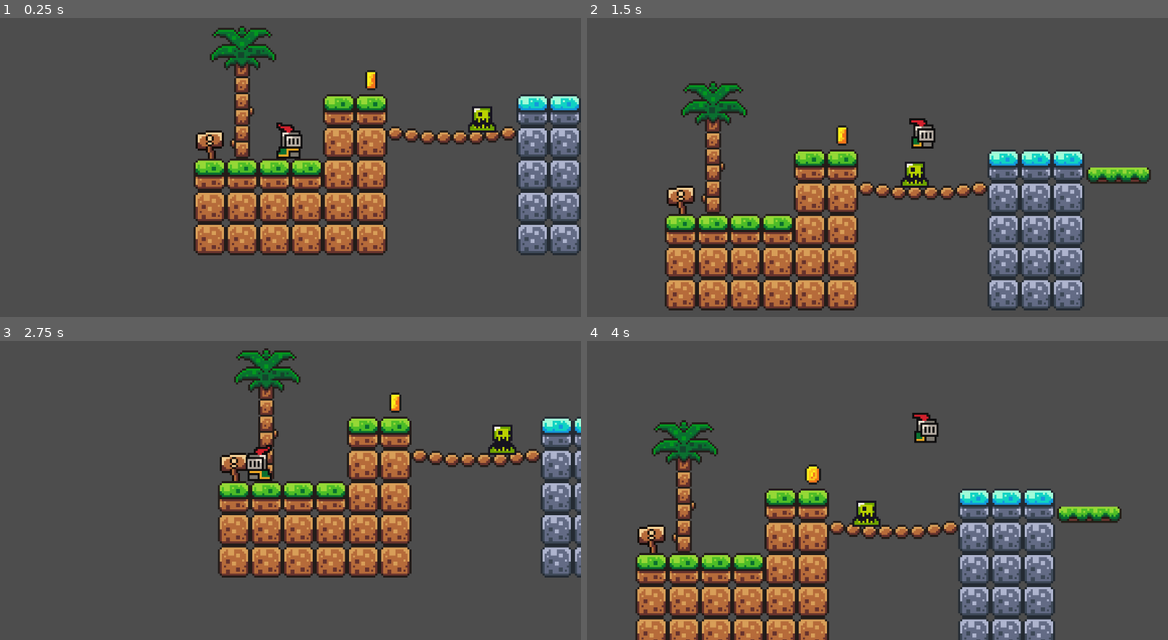
Above: before the commit, frames 1-4 (two rows, left to right).
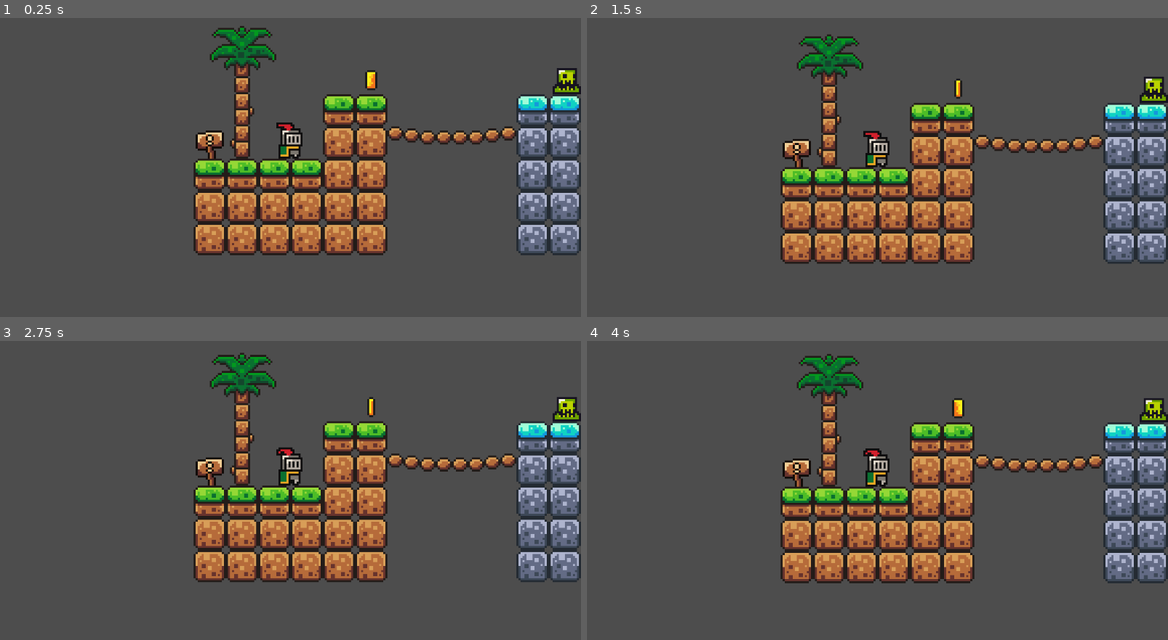
Above: after the commit, the same moments.

Repository: JulianZ-1/FirstGame00
Game: Godot game, scene res://scenes/game.tscn
The game is run twice, just before and just after one commit, with the same random seed, the same clock (stepped at 60 frames per second) and the same inputs.
Inputs:
- Up to frame 1 (0.25 s): no input
- Up to frame 2 (1.5 s): tap Enter (ui_accept) at 0.5, 0.6 s; hold D (move_right, bound only before the commit) from 0.53 s (still down); tap W (jump, bound only before the commit) at 0.77, 0.8, 1.07, 1.35 s
- Up to frame 3 (2.75 s): tap W (jump, bound only before the commit) at 1.52, 1.82, 2.3 s; tap Enter (ui_accept) at 1.55, 2.1 s; release D (move_right, bound only before the commit) at 2.03 s; hold A (move_left, bound only before the commit) from 2.03 s (still down)
- Up to frame 4 (4 s): release A (move_left, bound only before the commit) at 2.78 s; hold D (move_right, bound only before the commit) from 2.78 s (still down); tap Enter (ui_accept) at 2.85 s; tap W (jump, bound only before the commit) at 3.02, 3.32, 3.6, 3.77 s

The runs differ from the first frame. In frame 1, 0.9% of the frame differs, in the area x 47-100%, y 16-48%; in frame 2, 39%, in the area x 13-100%, y 5-98%; in frame 3, 23%; in frame 4, 39%.

Commit message:
Add files via upload

Diff:
--- a/gdot/project.godot
+++ b/gdot/project.godot
@@ -15,39 +15,6 @@
 config/features=PackedStringArray("4.2", "Mobile")
 config/icon="res://icon.svg"
 
-[dotnet]
-
-project/assembly_name="FirstGame"
-
-[input]
-
-jump={
-"deadzone": 0.5,
-"events": [Object(InputEventKey,"resource_local_to_scene":false,"resource_name":"","device":-1,"window_id":0,"alt_pressed":false,"shift_pressed":false,"ctrl_pressed":false,"meta_pressed":false,"pressed":false,"keycode":0,"physical_keycode":87,"key_label":0,"unicode":119,"echo":false,"script":null)
-, Object(InputEventKey,"resource_local_to_scene":false,"resource_name":"","device":-1,"window_id":0,"alt_pressed":false,"shift_pressed":false,"ctrl_pressed":false,"meta_pressed":false,"pressed":false,"keycode":0,"physical_keycode":32,"key_label":0,"unicode":32,"echo":false,"script":null)
-]
-}
-move_left={
-"deadzone": 0.5,
-"events": [Object(InputEventKey,"resource_local_to_scene":false,"resource_name":"","device":-1,"window_id":0,"alt_pressed":false,"shift_pressed":false,"ctrl_pressed":false,"meta_pressed":false,"pressed":false,"keycode":0,"physical_keycode":65,"key_label":0,"unicode":97,"echo":false,"script":null)
-]
-}
-move_right={
-"deadzone": 0.5,
-"events": [Object(InputEventKey,"resource_local_to_scene":false,"resource_name":"","device":-1,"window_id":0,"alt_pressed":false,"shift_pressed":false,"ctrl_pressed":false,"meta_pressed":false,"pressed":false,"keycode":0,"physical_keycode":68,"key_label":0,"unicode":100,"echo":false,"script":null)
-]
-}
-run_left={
-"deadzone": 0.5,
-"events": [Object(InputEventKey,"resource_local_to_scene":false,"resource_name":"","device":-1,"window_id":0,"alt_pressed":false,"shift_pressed":true,"ctrl_pressed":false,"meta_pressed":false,"pressed":false,"keycode":0,"physical_keycode":65,"key_label":0,"unicode":65,"echo":false,"script":null)
-]
-}
-run_right={
-"deadzone": 0.5,
-"events": [Object(InputEventKey,"resource_local_to_scene":false,"resource_name":"","device":-1,"window_id":0,"alt_pressed":false,"shift_pressed":true,"ctrl_pressed":false,"meta_pressed":false,"pressed":false,"keycode":0,"physical_keycode":68,"key_label":0,"unicode":68,"echo":false,"script":null)
-]
-}
-
 [rendering]
 
 textures/canvas_textures/default_texture_filter=0
--- a/gdot/scenes/game.tscn
+++ b/gdot/scenes/game.tscn
@@ -6,7 +6,6 @@
 [ext_resource type="PackedScene" uid="uid://duh0y5b15c7ki" path="res://scenes/coin.tscn" id="4_s3eu0"]
 [ext_resource type="PackedScene" uid="uid://cyfu8mb1sucuj" path="res://scenes/killzone.tscn" id="5_pywic"]
 [ext_resource type="PackedScene" uid="uid://j005bdyxxwu4" path="res://scenes/slime.tscn" id="6_j48vj"]
-[ext_resource type="Script" path="res://scripts/slime.gd" id="7_lj5ey"]
 
 [sub_resource type="TileSetAtlasSource" id="TileSetAtlasSource_0xskb"]
 texture = ExtResource("2_61tfd")
@@ -411,38 +410,6 @@
 sources/0 = SubResource("TileSetAtlasSource_0xskb")
 
 [sub_resource type="WorldBoundaryShape2D" id="WorldBoundaryShape2D_xxjf8"]
-distance = 8.0
-
-[sub_resource type="Animation" id="Animation_8uxwk"]
-resource_name = "Move"
-loop_mode = 2
-tracks/0/type = "value"
-tracks/0/imported = false
-tracks/0/enabled = true
-tracks/0/path = NodePath(".:position")
-tracks/0/interp = 1
-tracks/0/loop_wrap = true
-tracks/0/keys = {
-"times": PackedFloat32Array(0, 1),
-"transitions": PackedFloat32Array(1, 1),
-"update": 0,
-"values": [Vector2(210, -19), Vector2(301, -19)]
-}
-
-[sub_resource type="Animation" id="Animation_kubgg"]
-length = 0.001
-tracks/0/type = "value"
-tracks/0/imported = false
-tracks/0/enabled = true
-tracks/0/path = NodePath(".:position")
-tracks/0/interp = 1
-tracks/0/loop_wrap = true
-tracks/0/keys = {
-"times": PackedFloat32Array(0),
-"transitions": PackedFloat32Array(1),
-"update": 0,
-"values": [Vector2(210, -19)]
-}
 
 [sub_resource type="Animation" id="Animation_gisfs"]
 resource_name = "new_animation"
@@ -461,6 +428,37 @@
 "values": [Vector2(210, -19), Vector2(264, -19)]
 }
 
+[sub_resource type="Animation" id="Animation_kubgg"]
+length = 0.001
+tracks/0/type = "value"
+tracks/0/imported = false
+tracks/0/enabled = true
+tracks/0/path = NodePath(".:position")
+tracks/0/interp = 1
+tracks/0/loop_wrap = true
+tracks/0/keys = {
+"times": PackedFloat32Array(0),
+"transitions": PackedFloat32Array(1),
+"update": 0,
+"values": [Vector2(210, -19)]
+}
+
+[sub_resource type="Animation" id="Animation_8uxwk"]
+resource_name = "Move"
+loop_mode = 2
+tracks/0/type = "value"
+tracks/0/imported = false
+tracks/0/enabled = true
+tracks/0/path = NodePath(".:position")
+tracks/0/interp = 1
+tracks/0/loop_wrap = true
+tracks/0/keys = {
+"times": PackedFloat32Array(0, 1),
+"transitions": PackedFloat32Array(1, 1),
+"update": 0,
+"values": [Vector2(210, -19), Vector2(301, -19)]
+}
+
 [sub_resource type="AnimationLibrary" id="AnimationLibrary_5tnih"]
 _data = {
 "Move": SubResource("Animation_8uxwk"),
@@ -516,5 +514,4 @@
 autoplay = "Move"
 
 [node name="Slime" parent="." instance=ExtResource("6_j48vj")]
-position = Vector2(80, -25)
-script = ExtResource("7_lj5ey")
+position = Vector2(137, -44)
--- a/gdot/scenes/player.tscn
+++ b/gdot/scenes/player.tscn
@@ -1,19 +1,7 @@
-[gd_scene load_steps=29 format=3 uid="uid://dnpr8llw30gol"]
+[gd_scene load_steps=9 format=3 uid="uid://dnpr8llw30gol"]
 
 [ext_resource type="Script" path="res://scripts/player.gd" id="1_37qdn"]
 [ext_resource type="Texture2D" uid="uid://buo55o61fnvc7" path="res://assets/sprites/knight.png" id="1_rvwhn"]
-
-[sub_resource type="AtlasTexture" id="AtlasTexture_s8j42"]
-atlas = ExtResource("1_rvwhn")
-region = Rect2(32, 224, 32, 32)
-
-[sub_resource type="AtlasTexture" id="AtlasTexture_0jdb0"]
-atlas = ExtResource("1_rvwhn")
-region = Rect2(64, 224, 32, 32)
-
-[sub_resource type="AtlasTexture" id="AtlasTexture_2a21x"]
-atlas = ExtResource("1_rvwhn")
-region = Rect2(96, 224, 32, 32)
 
 [sub_resource type="AtlasTexture" id="AtlasTexture_c3q72"]
 atlas = ExtResource("1_rvwhn")
@@ -31,90 +19,8 @@
 atlas = ExtResource("1_rvwhn")
 region = Rect2(96, 0, 32, 32)
 
-[sub_resource type="AtlasTexture" id="AtlasTexture_xwulm"]
-atlas = ExtResource("1_rvwhn")
-region = Rect2(64, 160, 32, 32)
-
-[sub_resource type="AtlasTexture" id="AtlasTexture_ia4fm"]
-atlas = ExtResource("1_rvwhn")
-region = Rect2(0, 64, 32, 32)
-
-[sub_resource type="AtlasTexture" id="AtlasTexture_our4p"]
-atlas = ExtResource("1_rvwhn")
-region = Rect2(32, 64, 32, 32)
-
-[sub_resource type="AtlasTexture" id="AtlasTexture_s5jph"]
-atlas = ExtResource("1_rvwhn")
-region = Rect2(64, 64, 32, 32)
-
-[sub_resource type="AtlasTexture" id="AtlasTexture_ijyfy"]
-atlas = ExtResource("1_rvwhn")
-region = Rect2(96, 64, 32, 32)
-
-[sub_resource type="AtlasTexture" id="AtlasTexture_e5c28"]
-atlas = ExtResource("1_rvwhn")
-region = Rect2(128, 64, 32, 32)
-
-[sub_resource type="AtlasTexture" id="AtlasTexture_ba1ba"]
-atlas = ExtResource("1_rvwhn")
-region = Rect2(160, 64, 32, 32)
-
-[sub_resource type="AtlasTexture" id="AtlasTexture_6q15c"]
-atlas = ExtResource("1_rvwhn")
-region = Rect2(192, 64, 32, 32)
-
-[sub_resource type="AtlasTexture" id="AtlasTexture_bdpca"]
-atlas = ExtResource("1_rvwhn")
-region = Rect2(224, 64, 32, 32)
-
-[sub_resource type="AtlasTexture" id="AtlasTexture_jdli5"]
-atlas = ExtResource("1_rvwhn")
-region = Rect2(0, 96, 32, 32)
-
-[sub_resource type="AtlasTexture" id="AtlasTexture_uexe0"]
-atlas = ExtResource("1_rvwhn")
-region = Rect2(32, 96, 32, 32)
-
-[sub_resource type="AtlasTexture" id="AtlasTexture_n8w2a"]
-atlas = ExtResource("1_rvwhn")
-region = Rect2(64, 96, 32, 32)
-
-[sub_resource type="AtlasTexture" id="AtlasTexture_lth78"]
-atlas = ExtResource("1_rvwhn")
-region = Rect2(96, 96, 32, 32)
-
-[sub_resource type="AtlasTexture" id="AtlasTexture_yvcg6"]
-atlas = ExtResource("1_rvwhn")
-region = Rect2(128, 96, 32, 32)
-
-[sub_resource type="AtlasTexture" id="AtlasTexture_hn2vr"]
-atlas = ExtResource("1_rvwhn")
-region = Rect2(160, 96, 32, 32)
-
-[sub_resource type="AtlasTexture" id="AtlasTexture_dpkuc"]
-atlas = ExtResource("1_rvwhn")
-region = Rect2(192, 96, 32, 32)
-
-[sub_resource type="AtlasTexture" id="AtlasTexture_18lr4"]
-atlas = ExtResource("1_rvwhn")
-region = Rect2(224, 96, 32, 32)
-
 [sub_resource type="SpriteFrames" id="SpriteFrames_t76le"]
 animations = [{
-"frames": [{
-"duration": 1.0,
-"texture": SubResource("AtlasTexture_s8j42")
-}, {
-"duration": 1.0,
-"texture": SubResource("AtlasTexture_0jdb0")
-}, {
-"duration": 1.0,
-"texture": SubResource("AtlasTexture_2a21x")
-}],
-"loop": true,
-"name": &"Death",
-"speed": 10.0
-}, {
 "frames": [{
 "duration": 1.0,
 "texture": SubResource("AtlasTexture_c3q72")
@@ -131,67 +37,6 @@
 "loop": true,
 "name": &"idle",
 "speed": 10.0
-}, {
-"frames": [{
-"duration": 1.0,
-"texture": SubResource("AtlasTexture_xwulm")
-}],
-"loop": true,
-"name": &"jump",
-"speed": 10.0
-}, {
-"frames": [{
-"duration": 1.0,
-"texture": SubResource("AtlasTexture_ia4fm")
-}, {
-"duration": 1.0,
-"texture": SubResource("AtlasTexture_our4p")
-}, {
-"duration": 1.0,
-"texture": SubResource("AtlasTexture_s5jph")
-}, {
-"duration": 1.0,
-"texture": SubResource("AtlasTexture_ijyfy")
-}, {
-"duration": 1.0,
-"texture": SubResource("AtlasTexture_e5c28")
-}, {
-"duration": 1.0,
-"texture": SubResource("AtlasTexture_ba1ba")
-}, {
-"duration": 1.0,
-"texture": SubResource("AtlasTexture_6q15c")
-}, {
-"duration": 1.0,
-"texture": SubResource("AtlasTexture_bdpca")
-}, {
-"duration": 1.0,
-"texture": SubResource("AtlasTexture_jdli5")
-}, {
-"duration": 1.0,
-"texture": SubResource("AtlasTexture_uexe0")
-}, {
-"duration": 1.0,
-"texture": SubResource("AtlasTexture_n8w2a")
-}, {
-"duration": 1.0,
-"texture": SubResource("AtlasTexture_lth78")
-}, {
-"duration": 1.0,
-"texture": SubResource("AtlasTexture_yvcg6")
-}, {
-"duration": 1.0,
-"texture": SubResource("AtlasTexture_hn2vr")
-}, {
-"duration": 1.0,
-"texture": SubResource("AtlasTexture_dpkuc")
-}, {
-"duration": 1.0,
-"texture": SubResource("AtlasTexture_18lr4")
-}],
-"loop": true,
-"name": &"run",
-"speed": 10.0
 }]
 
 [sub_resource type="CircleShape2D" id="CircleShape2D_w818t"]
@@ -203,8 +48,9 @@
 [node name="AnimatedSprite2D" type="AnimatedSprite2D" parent="."]
 position = Vector2(0, -12)
 sprite_frames = SubResource("SpriteFrames_t76le")
-animation = &"Death"
+animation = &"idle"
 autoplay = "idle"
+frame_progress = 0.535407
 
 [node name="CollisionShape2D" type="CollisionShape2D" parent="."]
 position = Vector2(0, -5)
--- a/gdot/scenes/slime.tscn
+++ b/gdot/scenes/slime.tscn
@@ -49,16 +49,8 @@
 autoplay = "default"
 frame_progress = 0.796
 
-[node name="Killzone" parent="." instance=ExtResource("2_gidyl")]
+[node name="Killzone" parent="AnimatedSprite2D" instance=ExtResource("2_gidyl")]
 
-[node name="CollisionShape2D" type="CollisionShape2D" parent="Killzone"]
+[node name="CollisionShape2D" type="CollisionShape2D" parent="AnimatedSprite2D/Killzone"]
 position = Vector2(0, 6)
 shape = SubResource("CircleShape2D_phods")
-
-[node name="RayCastRight" type="RayCast2D" parent="."]
-position = Vector2(1, 6)
-target_position = Vector2(8, 0)
-
-[node name="RayCastLeft" type="RayCast2D" parent="."]
-position = Vector2(1, 6)
-target_position = Vector2(-11, -1)
--- a/gdot/scripts/killzone.gd
+++ b/gdot/scripts/killzone.gd
@@ -1,13 +1,10 @@
 extends Area2D
 @onready var timer = $Timer
+
 func _on_body_entered(body):
 	print("You died")
-	Engine.time_scale = 0.5
-	body.get_node("CollisionShape2D").queue_free()
-
 	timer.start()
 
 
 func _on_timer_timeout():
-	Engine.time_scale = 1
 	get_tree().reload_current_scene()
--- a/gdot/scripts/player.gd
+++ b/gdot/scripts/player.gd
@@ -1,8 +1,7 @@
 extends CharacterBody2D
 
-@onready var animated_sprite = $AnimatedSprite2D
 
-var SPEED = 130.0
+const SPEED = 130.0
 const JUMP_VELOCITY = -300.0
 
 # Get the gravity from the project settings to be synced with RigidBody nodes.
@@ -11,38 +10,19 @@
 
 func _physics_process(delta):
 	# Add the gravity.
-
-	if Input.get_axis("run_left", "run_right"):
-		SPEED = 200
-	else:
-		SPEED = 130
 	if not is_on_floor():
 		velocity.y += gravity * delta
 
 	# Handle jump.
-	if Input.is_action_just_pressed("jump") and is_on_floor():
+	if Input.is_action_just_pressed("ui_accept") and is_on_floor():
 		velocity.y = JUMP_VELOCITY
 
 	# Get the input direction and handle the movement/deceleration.
 	# As good practice, you should replace UI actions with custom gameplay actions.
-	var direction = Input.get_axis("move_left", "move_right")
-
-
-	if direction < 0:
-		animated_sprite.flip_h = true
-	if direction > 0:
-		animated_sprite.flip_h = false
-
-	if is_on_floor():
-		if direction == 0:
-			animated_sprite.play("idle")
-		else:
-			animated_sprite.play("run")
-	else:
-		animated_sprite.play("jump")
-
+	var direction = Input.get_axis("ui_left", "ui_right")
 	if direction:
 		velocity.x = direction * SPEED
 	else:
 		velocity.x = move_toward(velocity.x, 0, SPEED)
+
 	move_and_slide()
Not shown: 1 places in gdot/scenes/game.tscn that only renumber resources
